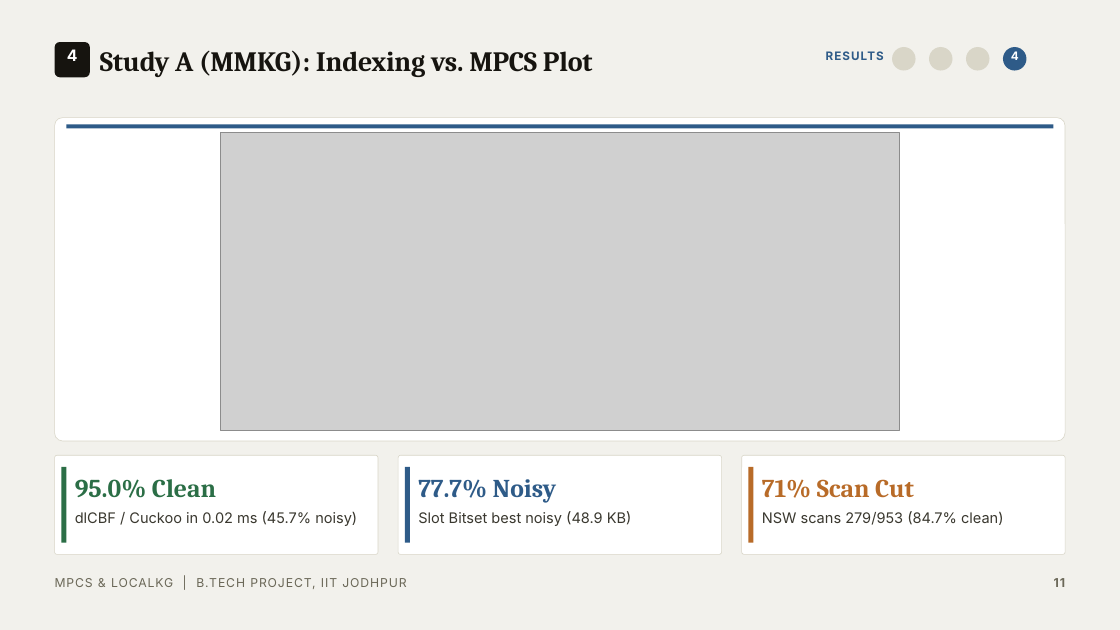
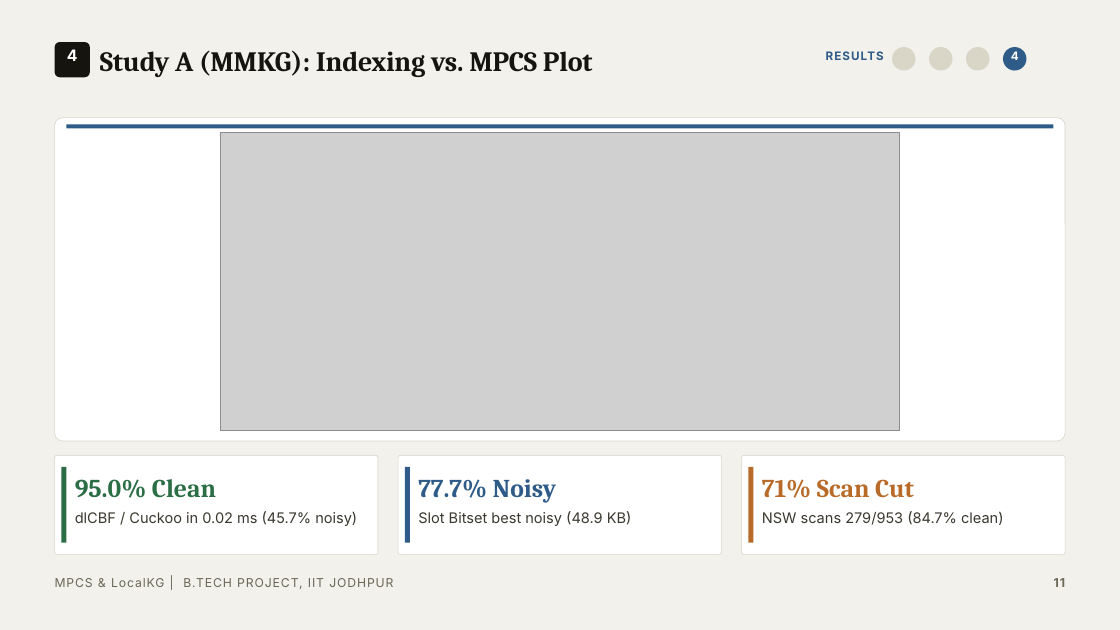
Before and after one commit to AurindumBanerjee/MPCS, a slide deck: slide 11 of report/PPT/BTP_PPT_Clean.pptx. Drawn at 1120x630 pixels with LibreOffice and Linux fonts; fonts in the diff are those of the drawing; grey boxes stand for pictures. Boxes give left, top, right and bottom in pixels: in the first picture for what was removed or moved away, otherwise in the second. Text is boxed around its words. In the diff, an @@ line names an element or a change of style, - is before the commit and + after.

Commit message:
Refactored threshold values in baseline functions and updated path resolution for project structure

```diff
--- a/report/PPT/BTP_PPT_Clean.pptx
+++ b/report/PPT/BTP_PPT_Clean.pptx
@@ text at (x1=55, y1=578, x2=393, y2=589): text changed @@
-MPCS & LOCALKG | B.TECH PROJECT, IIT JODHPUR
+MPCS & LocalKG | B.TECH PROJECT, IIT JODHPUR
```
Also in this commit, not shown: 16 other slides changed, 3 other files.
